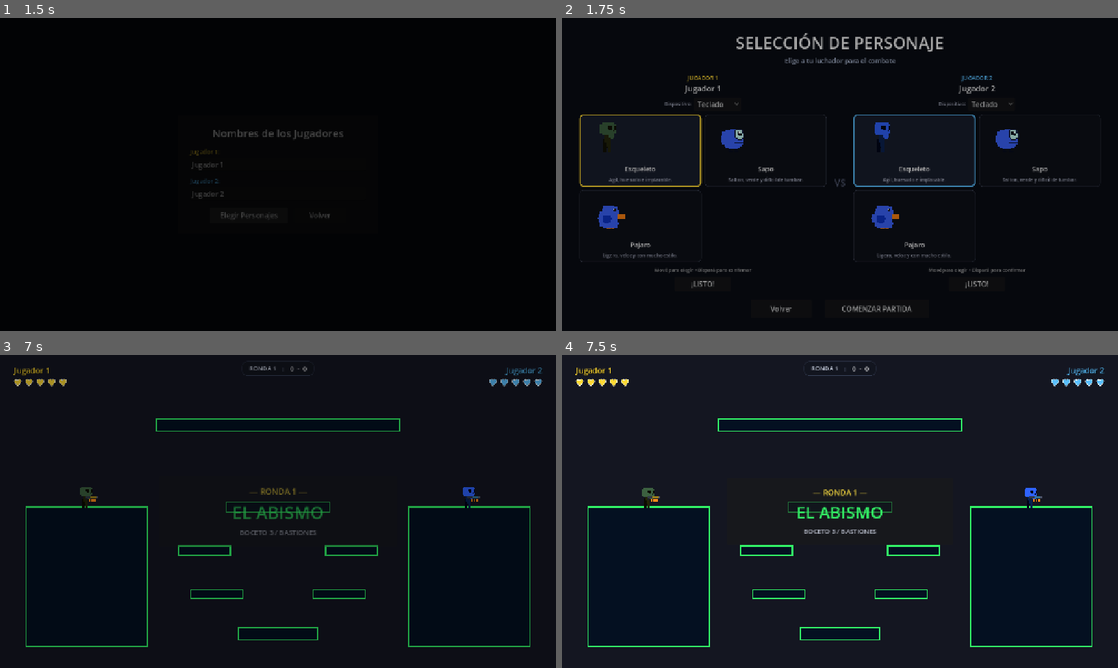
Above: before the commit, frames 1-4 (two rows, left to right).
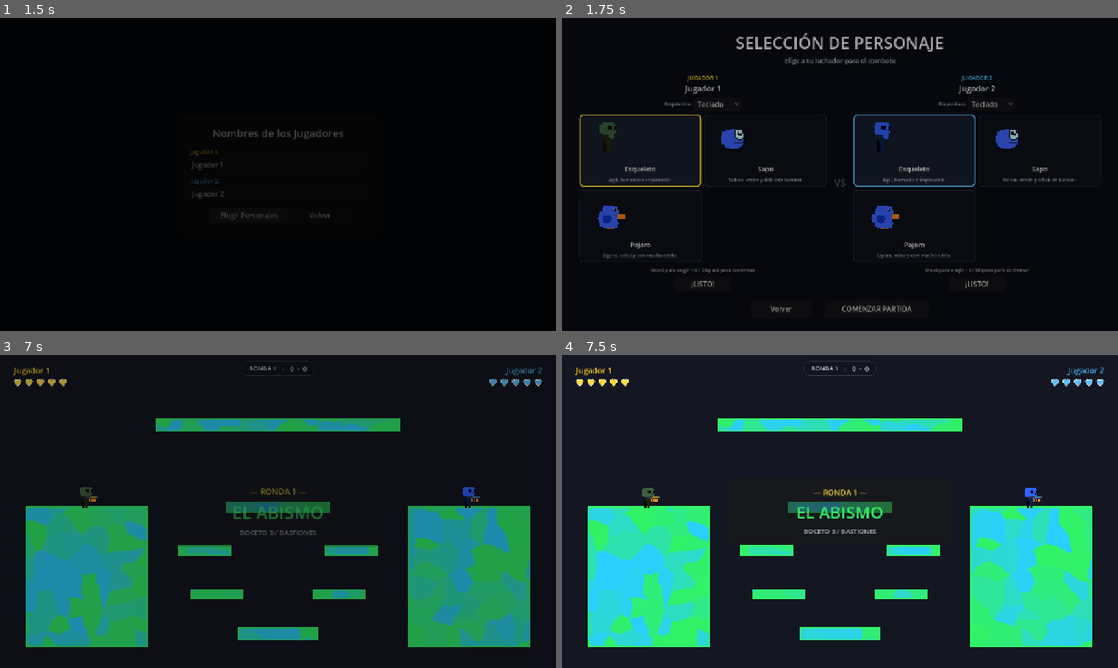
Above: after the commit, the same moments.

Repository: AdriR1ze/ONIET_Rounds
Game: Godot game, scene res://ui/main_menu.tscn
Two runs of this game, one before a commit and one after it. Both use one fixed random seed, a clock stepped at 60 frames per second and the inputs below.
Inputs (mouse positions are in pixels of both pictures, inside the frame that each line leads up to):
- Up to frame 1 (1.5 s): click "Jugar" at 0.5 s; click "Elegir Personajes" at 1.25 s
- Up to frame 2 (1.75 s): no input
- Up to frame 3 (7 s): click "COMENZAR PARTIDA" at 2 s; tap Enter (ui_accept) at 2.75, 3.02, 3.05, 3.32, 4.55, 6.02, 6.05, 6.32 s; move the mouse to (400, 495) at 2.77 s; hold D (p1_right) 2.78-3.5 s; tap E at 2.85 s; click (400, 495) at 2.92 s; drag from (166, 527) to (278, 642) at 3.52 s; move the mouse to (333, 442) at 4.27 s; hold A (p1_left) 4.28-5 s; tap Left (p2_left) at 4.35 s; drag from (250, 574) to (111, 636) at 5.02 s; move the mouse to (444, 558) at 5.77 s; hold D (p1_right) 5.78-6.5 s; tap H at 5.85 s; tap Escape (pause) at 6.4 s; click "Reiniciar" at 6.5 s
- Up to frame 4 (7.5 s): drag from (673, 464) to (1029, 498) at 7.27 s

Frame 1 is identical in both runs. In frame 2, 0.2% of the frame differs, in the area x 16-84%, y 79-82%; in frame 3, 23%, in the area x 4-96%, y 20-93%; in frame 4, 22%.

Commit message:
Fix mando controls, corpse fade, map neon styling and abilities

Diff:
--- a/rounds/levels/map_manager.gd
+++ b/rounds/levels/map_manager.gd
@@ -200,3 +200,60 @@
 	var seleccionado: Dictionary = candidatos[_rng.randi_range(0, candidatos.size() - 1)]
 	ultimo_mapa_id = seleccionado["id"]
 	return seleccionado
+
+
+const SHADER_NEON: Shader = preload("res://effects/neon_grid.gdshader")
+var _materiales_mapa: Dictionary = {}
+
+
+func obtener_material_mapa(mapa_id: StringName) -> ShaderMaterial:
+	if _materiales_mapa.has(mapa_id):
+		return _materiales_mapa[mapa_id]
+	var info := obtener_mapa_por_id(mapa_id)
+	var col1: Color = info.get("color", Color(0.2, 0.9, 1.0))
+	var col2 := Color.from_hsv(fposmod(col1.h + 0.16, 1.0), clampf(col1.s * 1.05, 0.7, 1.0), clampf(col1.v * 1.05, 0.85, 1.0), 1.0)
+
+	var grad := Gradient.new()
+	grad.colors = PackedColorArray([col1, col2])
+	var tex := GradientTexture2D.new()
+	tex.gradient = grad
+	tex.width = 256
+	tex.height = 1
+
+	var mat := ShaderMaterial.new()
+	mat.shader = SHADER_NEON
+	mat.set_shader_parameter("palette", tex)
+	mat.set_shader_parameter("cell_size", 32.0)
+	mat.set_shader_parameter("jitter", 0.4)
+	mat.set_shader_parameter("skip_chance", 0.55)
+	mat.set_shader_parameter("warp_amount", 0.6)
+	mat.set_shader_parameter("warp_scale", 1.0)
+	mat.set_shader_parameter("color_speed", 0.6)
+	mat.set_shader_parameter("fit_to_shape", false)
+
+	_materiales_mapa[mapa_id] = mat
+	return mat
+
+
+func aplicar_estilo_mapa(mapa_node: Node2D, info: Dictionary) -> void:
+	if mapa_node == null or not is_instance_valid(mapa_node):
+		return
+	var mapa_id: StringName = info.get("id", &"")
+	var mat := obtener_material_mapa(mapa_id)
+	var color_mapa: Color = info.get("color", Color(0.2, 0.9, 1.0))
+	_aplicar_estilo_recursivo(mapa_node, mat, color_mapa)
+
+
+func _aplicar_estilo_recursivo(nodo: Node, mat: ShaderMaterial, color_mapa: Color) -> void:
+	if nodo is HazardZone or nodo.name.begins_with("Hazard") or nodo.name.begins_with("DeadZone"):
+		return
+	if nodo is Polygon2D:
+		var poly := nodo as Polygon2D
+		poly.material = mat
+		poly.color = Color.WHITE
+	elif nodo is Line2D:
+		var line := nodo as Line2D
+		line.default_color = color_mapa
+		line.width = 3.0
+	for hijo in nodo.get_children():
+		_aplicar_estilo_recursivo(hijo, mat, color_mapa)
--- a/rounds/player/player.gd
+++ b/rounds/player/player.gd
@@ -140,6 +140,9 @@
 		$Visual.rotation = 0.0
 	_apply_gravity(delta)
 	_update_jump_timers(delta)
+	# Comprobación de límites del mapa (caída al abismo o salir fuera de pantalla)
+	if is_alive() and (global_position.y > 850.0 or global_position.y < -400.0 or absf(global_position.x - 640.0) > 950.0):
+		_health.apply_damage(_health.health, null)
 
 	match current_state:
 		PlayerState.DEAD:
@@ -239,14 +242,14 @@
 		return
 	var direction := _input.move_axis()
 	var speed := _stats.get_stat(&"move_speed") * get_speed_multiplier()
-	if absf(velocity.x) > speed and (is_zero_approx(direction) or signi(velocity.x) != signi(direction)):
+	if absf(velocity.x) > speed and (is_zero_approx(direction) or signf(velocity.x) != signf(direction)):
 		var decel := friction * 0.4 if is_on_floor() else friction * 0.15
 		velocity.x = move_toward(velocity.x, direction * speed, decel * delta)
 	else:
 		var accel := acceleration if is_on_floor() else acceleration * air_control
 		velocity.x = move_toward(velocity.x, direction * speed, accel * delta)
 	if not is_zero_approx(direction) and not _input.is_strafe_pressed():
-		facing = signi(direction)
+		facing = 1 if direction > 0.0 else -1
 		_update_visual_facing()
 
 
@@ -290,7 +293,7 @@
 	if direction.is_zero_approx():
 		direction = Vector2(facing, 0.0)
 	elif not is_zero_approx(direction.x):
-		facing = signi(direction.x)
+		facing = 1 if direction.x > 0.0 else -1
 	_weapon.set_aim(direction)
 	_update_visual_facing()
 
@@ -308,8 +311,13 @@
 
 
 func _update_visual_facing() -> void:
-	$Visual.scale.x = absf($Visual.scale.x) * facing
-	_weapon.position = Vector2(weapon_offset.x * facing, weapon_offset.y)
+	var sx := absf($Visual.scale.x)
+	if sx < 0.001:
+		sx = 1.0
+	var f := 1 if facing >= 0 else -1
+	$Visual.scale.x = sx * f
+	if _weapon != null:
+		_weapon.position = Vector2(weapon_offset.x * f, weapon_offset.y)
 
 
 func _start_ragdoll() -> void:
@@ -435,6 +443,15 @@
 	_death_tween.tween_property($Visual, "rotation", rot_target, 0.22).set_ease(Tween.EASE_OUT)
 	_death_tween.tween_property($Visual, "position:y", 8.0, 0.22)
 	_death_tween.tween_property(self, "modulate", Color(0.72, 0.72, 0.78, 1.0), 0.3)
+
+	# Desvanecer y ocultar el cadáver tras una breve pausa
+	var fade_tween := create_tween()
+	fade_tween.tween_interval(0.8)
+	fade_tween.tween_property(self, "modulate:a", 0.0, 0.4)
+	fade_tween.tween_callback(func():
+		if current_state == PlayerState.DEAD:
+			visible = false
+	)
 
 	# Desactivar colisión con proyectiles para no deflectar ni recibir más impactos
 	var hurtbox_col := get_node_or_null("HurtboxComponent/CollisionShape2D") as CollisionShape2D
@@ -506,7 +523,14 @@
 	if is_instance_valid(active_barrier):
 		active_barrier.queue_free()
 		active_barrier = null
+	visible = true
 	modulate = Color(1.0, 1.0, 1.0, 1.0)
+	if _skeleton_sprite != null:
+		_skeleton_sprite.modulate = Color.WHITE
+		_skeleton_sprite.visible = true
+	facing = 1
+	var sx := absf($Visual.scale.x)
+	$Visual.scale.x = sx if sx > 0.001 else 1.0
 	if _death_tween != null and _death_tween.is_valid():
 		_death_tween.kill()
 	_death_tween = null
@@ -564,6 +588,11 @@
 	if not is_alive():
 		return
 
+	# Daño letal extremo de zonas de muerte / abismo
+	if amount >= 999:
+		_health.apply_damage(_health.health, source)
+		return
+
 	# Intercepción por Barrera de Muro Vivo
 	if is_instance_valid(active_barrier) and active_barrier.has_method("absorb_hit"):
 		if active_barrier.absorb_hit():
@@ -762,7 +791,7 @@
 func apply_poison_tick(damage: float, _source: Node = null) -> void:
 	if current_state == PlayerState.DEAD:
 		return
-	var dmg := maxi(int(round(damage)), 4)
+	var dmg := maxi(int(round(damage)), 1)
 	_health.apply_silent_damage(dmg)
 	_trigger_poison_feedback()
 
--- a/rounds/run/run_controller.gd
+++ b/rounds/run/run_controller.gd
@@ -54,6 +54,10 @@
 
 	# Se quedó sin vidas en esta ronda.
 	var con_vidas := RunManager.jugadores_con_vidas()
+	if con_vidas.size() == 1 and not con_vidas[0].is_alive():
+		RunManager.perder_vida(con_vidas[0].player_number)
+		con_vidas = RunManager.jugadores_con_vidas()
+
 	if con_vidas.size() > 1:
 		return
 
@@ -103,6 +107,8 @@
 			continue
 		if RunManager.vidas_de(jug.player_number) > 0 and jug.has_method("respawn") and not jug.is_alive():
 			jug.respawn()
+		elif RunManager.vidas_de(jug.player_number) <= 0:
+			jug.visible = false
 
 
 func cargar_nuevo_mapa() -> void:
@@ -128,6 +134,7 @@
 		return
 
 	_mapa_actual = escena_mapa.instantiate() as Node2D
+	MapManager.aplicar_estilo_mapa(_mapa_actual, _mapa_info_actual)
 	map_container.add_child(_mapa_actual)
 
 	for jug in RunManager.jugadores():
--- a/rounds/settings/settings.gd
+++ b/rounds/settings/settings.gd
@@ -96,16 +96,31 @@
 
 
 func _asegurar_acciones_globales() -> void:
-	if InputMap.has_action("pause"):
-		return
-	InputMap.add_action("pause")
-	var escape := InputEventKey.new()
-	escape.physical_keycode = KEY_ESCAPE
-	InputMap.action_add_event("pause", escape)
-	var start := InputEventJoypadButton.new()
-	start.device = -1
-	start.button_index = JOY_BUTTON_START
-	InputMap.action_add_event("pause", start)
+	if not InputMap.has_action("pause"):
+		InputMap.add_action("pause")
+		var escape := InputEventKey.new()
+		escape.physical_keycode = KEY_ESCAPE
+		InputMap.action_add_event("pause", escape)
+		var start := InputEventJoypadButton.new()
+		start.device = -1
+		start.button_index = JOY_BUTTON_START
+		InputMap.action_add_event("pause", start)
+
+	# Asegurar que los mandos puedan confirmar y cancelar en la interfaz (ui_accept / ui_cancel)
+	_asegurar_joy_en_accion("ui_accept", JOY_BUTTON_A)
+	_asegurar_joy_en_accion("ui_cancel", JOY_BUTTON_B)
+
+
+func _asegurar_joy_en_accion(accion: String, boton: JoyButton) -> void:
+	if not InputMap.has_action(accion):
+		InputMap.add_action(accion)
+	for ev in InputMap.action_get_events(accion):
+		if ev is InputEventJoypadButton and ev.button_index == boton:
+			return
+	var joy_btn := InputEventJoypadButton.new()
+	joy_btn.device = -1
+	joy_btn.button_index = boton
+	InputMap.action_add_event(accion, joy_btn)
 
 
 func _asegurar_acciones_jugadores() -> void:
--- a/rounds/ui/character_select.gd
+++ b/rounds/ui/character_select.gd
@@ -39,6 +39,7 @@
 var _ready_btn: Dictionary = {}
 var _status_lbl: Dictionary = {}
 var _disp_sel: Dictionary = {}
+var _nav_cooldowns: Dictionary = {}
 
 
 func _ready() -> void:
@@ -231,40 +232,49 @@
 
 
 func _unhandled_input(event: InputEvent) -> void:
+	if event.is_action_pressed("ui_cancel"):
+		_volver_al_menu()
+
+
+func _process(delta: float) -> void:
 	for numero in _numeros:
 		if _usa_raw_keyboard(numero):
+			if not _listo[numero]:
+				if KeyboardSetup.raw_action_just_pressed(numero, "left"):
+					_mover_eleccion(numero, -1)
+					AudioManager.reproducir("ui_mover", 0.05)
+				elif KeyboardSetup.raw_action_just_pressed(numero, "right"):
+					_mover_eleccion(numero, 1)
+					AudioManager.reproducir("ui_mover", 0.05)
+				elif KeyboardSetup.raw_action_just_pressed(numero, "up"):
+					_mover_eleccion(numero, -COLUMNAS_PERSONAJES)
+					AudioManager.reproducir("ui_mover", 0.05)
+				elif KeyboardSetup.raw_action_just_pressed(numero, "down"):
+					_mover_eleccion(numero, COLUMNAS_PERSONAJES)
+					AudioManager.reproducir("ui_mover", 0.05)
+			if KeyboardSetup.raw_action_just_pressed(numero, "fire") or KeyboardSetup.raw_action_just_pressed(numero, "jump"):
+				_toggle_ready(numero)
 			continue
+
+		# Jugadores de mando o teclado estándar
 		if not _listo[numero]:
-			if event.is_action_pressed("p%d_left" % numero):
-				_mover_eleccion(numero, -1)
-			elif event.is_action_pressed("p%d_right" % numero):
-				_mover_eleccion(numero, 1)
-			elif event.is_action_pressed("p%d_up" % numero):
-				_mover_eleccion(numero, -COLUMNAS_PERSONAJES)
-			elif event.is_action_pressed("p%d_down" % numero):
-				_mover_eleccion(numero, COLUMNAS_PERSONAJES)
-		if event.is_action_pressed("p%d_fire" % numero):
-			_toggle_ready(numero)
-			get_viewport().set_input_as_handled()
-
-	if event.is_action_pressed("ui_cancel"):
-		_volver_al_menu()
-
-
-func _process(_delta: float) -> void:
-	for numero in _numeros:
-		if not _usa_raw_keyboard(numero):
-			continue
-		if not _listo[numero]:
-			if KeyboardSetup.raw_action_just_pressed(numero, "left"):
-				_mover_eleccion(numero, -1)
-			elif KeyboardSetup.raw_action_just_pressed(numero, "right"):
-				_mover_eleccion(numero, 1)
-			elif KeyboardSetup.raw_action_just_pressed(numero, "up"):
-				_mover_eleccion(numero, -COLUMNAS_PERSONAJES)
-			elif KeyboardSetup.raw_action_just_pressed(numero, "down"):
-				_mover_eleccion(numero, COLUMNAS_PERSONAJES)
-		if KeyboardSetup.raw_action_just_pressed(numero, "fire"):
+			var mx := Input.get_axis("p%d_left" % numero, "p%d_right" % numero)
+			var my := Input.get_axis("p%d_up" % numero, "p%d_down" % numero)
+			var cd: float = maxf(float(_nav_cooldowns.get(numero, 0.0)) - delta, 0.0)
+			if absf(mx) < 0.35 and absf(my) < 0.35:
+				_nav_cooldowns[numero] = 0.0
+			elif cd <= 0.0:
+				if absf(mx) >= absf(my):
+					_mover_eleccion(numero, 1 if mx > 0.0 else -1)
+				else:
+					_mover_eleccion(numero, COLUMNAS_PERSONAJES if my > 0.0 else -COLUMNAS_PERSONAJES)
+				_nav_cooldowns[numero] = 0.22
+				AudioManager.reproducir("ui_mover", 0.05)
+
+		var fire_pressed: bool = Input.is_action_just_pressed("p%d_fire" % numero)
+		var jump_pressed: bool = Input.is_action_just_pressed("p%d_jump" % numero)
+		var accept_pressed: bool = (numero == 1 and Input.is_action_just_pressed("ui_accept"))
+		if fire_pressed or jump_pressed or accept_pressed:
 			_toggle_ready(numero)
 
 
@@ -313,7 +323,7 @@
 			status.text = "¡LISTO PARA COMBATIR!"
 			status.modulate = COLOR_LISTO
 		else:
-			status.text = "Mové para elegir • Dispará para confirmar"
+			status.text = "Mové para elegir • X / Dispará para confirmar"
 			status.modulate = Color(0.7, 0.7, 0.7, 1.0)
 	_btn_iniciar.text = "¡A LUCHAR! (COMENZANDO...)" if _todos_listos() else "COMENZAR PARTIDA"
 
--- a/rounds/ui/upgrade_screen.gd
+++ b/rounds/ui/upgrade_screen.gd
@@ -181,7 +181,7 @@
 	var corazones := ""
 	for i in 5:
 		corazones += "♥" if i < vidas_count else "♡"
-	var controles_hint: String = "Moverse para elegir · Disparar para confirmar"
+	var controles_hint: String = "Moverse para elegir · X / Disparar para confirmar"
 
 	var info_sub := Label.new()
 	info_sub.text = "%s  •  Nivel máx %d  •  %s" % [corazones, max_nivel, controles_hint]
@@ -452,15 +452,25 @@
 			continue
 		if _procesar_raw_menu(numero, total, delta):
 			continue
-		if _accion_just_pressed(numero, "left"):
+		var move_axis := Input.get_axis(_accion(numero, "left"), _accion(numero, "right"))
+		var key_cd := "%d_stick" % numero
+		var cd: float = maxf(float(_raw_menu_cooldowns.get(key_cd, 0.0)) - delta, 0.0)
+		if absf(move_axis) < 0.35:
+			_raw_menu_cooldowns[key_cd] = 0.0
+		elif cd <= 0.0:
+			_indices[numero] = wrapi(_indices[numero] + (1 if move_axis > 0.0 else -1), 0, total)
+			_actualizar_seleccion()
+			AudioManager.reproducir("ui_mover", 0.05)
+			_raw_menu_cooldowns[key_cd] = RAW_MENU_REPEAT_DELAY
+		elif _accion_just_pressed(numero, "left") and absf(move_axis) < 0.35:
 			_indices[numero] = wrapi(_indices[numero] - 1, 0, total)
 			_actualizar_seleccion()
 			AudioManager.reproducir("ui_mover", 0.05)
-		if _accion_just_pressed(numero, "right"):
+		elif _accion_just_pressed(numero, "right") and absf(move_axis) < 0.35:
 			_indices[numero] = wrapi(_indices[numero] + 1, 0, total)
 			_actualizar_seleccion()
 			AudioManager.reproducir("ui_mover", 0.05)
-		if _accion_just_pressed(numero, "fire"):
+		if _accion_just_pressed(numero, "fire") or _accion_just_pressed(numero, "jump") or (numero == 1 and Input.is_action_just_pressed("ui_accept")):
 			_confirmar(numero)
 
 
@@ -532,7 +542,7 @@
 		_indices[numero] = wrapi(_indices[numero] + 1, 0, total)
 		_actualizar_seleccion()
 		AudioManager.reproducir("ui_mover", 0.05)
-	if _raw_menu_action(numero, "fire", false, delta):
+	if _raw_menu_action(numero, "fire", false, delta) or _raw_menu_action(numero, "jump", false, delta):
 		_confirmar(numero)
 	return true
 
@@ -562,7 +572,7 @@
 		var numero: int = jugador.player_number
 		if numero > 2:
 			continue
-		for nombre in ["left", "right", "fire"]:
+		for nombre in ["left", "right", "fire", "jump"]:
 			var key := "%d_%s" % [numero, nombre]
 			var pressed := KeyboardSetup.raw_action_pressed(numero, nombre)
 			_raw_menu_prev[key] = pressed
--- a/rounds/upgrades/definitions/magnetismo.tres
+++ b/rounds/upgrades/definitions/magnetismo.tres
@@ -24,7 +24,7 @@
 rareza = 1
 categoria = 2
 tema = &"iman"
-ventajas = Array[String](["Atrae balas enemigas en un radio de 160px"])
+ventajas = Array[String](["Atrae balas enemigas en un radio de 240px"])
 desventajas = Array[String](["-10% Cadencia de tiro"])
 mecanicas = Array[String](["Campo de atracción magnética de proyectiles"])
 stats = Array[ExtResource("4_65ymu")]([SubResource("Resource_prb6y")])
--- a/rounds/upgrades/effects/magnetismo_effect.gd
+++ b/rounds/upgrades/effects/magnetismo_effect.gd
@@ -1,8 +1,8 @@
 class_name MagnetismoEffect
 extends UpgradeEffect
 
-@export var radius: float = 160.0
-@export var pull_force: float = 700.0
+@export var radius: float = 240.0
+@export var pull_force: float = 2600.0
 
 
 func on_process(delta: float, player: Node) -> void:
@@ -24,8 +24,11 @@
 		var diff := pos - b2d.global_position
 		var dist := diff.length()
 		if dist <= radius and dist > 8.0:
-			var pull := diff.normalized() * (pull_force * delta)
 			if "velocity" in bullet:
+				var current_speed: float = bullet.velocity.length()
+				var pull := diff.normalized() * (pull_force * delta)
 				bullet.velocity += pull
+				if current_speed > 10.0:
+					bullet.velocity = bullet.velocity.normalized() * current_speed
 				bullet.direction = bullet.velocity.normalized()
 				bullet.rotation = bullet.velocity.angle()
--- a/rounds/upgrades/effects/propulsion_effect.gd
+++ b/rounds/upgrades/effects/propulsion_effect.gd
@@ -1,7 +1,7 @@
 class_name PropulsionEffect
 extends UpgradeEffect
 
-@export var recoil_force: float = 950.0
+@export var recoil_force: float = 720.0
 
 
 func on_fire(shot: Shot, player: Node) -> void:
--- a/rounds/upgrades/effects/toxic_cloud_effect.gd
+++ b/rounds/upgrades/effects/toxic_cloud_effect.gd
@@ -5,20 +5,21 @@
 
 
 func on_hit(shot: Shot, _target: Node, player: Node) -> void:
-	_spawn_cloud(shot.hit_position, player)
+	_spawn_cloud(shot.hit_position, player, shot.damage if shot != null else 25)
 
 
 func on_body_hit(shot: Shot, _body: Node, player: Node) -> void:
 	if shot.bounces > 0:
 		return
-	_spawn_cloud(shot.hit_position, player)
+	_spawn_cloud(shot.hit_position, player, shot.damage if shot != null else 25)
 
 
-func _spawn_cloud(pos: Vector2, player: Node) -> void:
+func _spawn_cloud(pos: Vector2, player: Node, shot_damage: int = 25) -> void:
 	var tree := Engine.get_main_loop() as SceneTree
 	if tree == null or tree.current_scene == null:
 		return
 	var cloud: Node = CLOUD_SCENE.instantiate()
 	cloud.set("global_position", pos)
 	cloud.set("source_player", player)
+	cloud.set("tick_damage", maxf(float(shot_damage) * 0.20, 1.0))
 	tree.current_scene.add_child.call_deferred(cloud)
--- a/rounds/world/hazard_zone.gd
+++ b/rounds/world/hazard_zone.gd
@@ -66,8 +66,21 @@
 				draw_polyline(PackedVector2Array(outline), border_color, 2.5)
 
 
+func _physics_process(_delta: float) -> void:
+	for body in get_overlapping_bodies():
+		if is_instance_valid(body) and body is Node2D:
+			if body.has_method("is_alive") and not body.is_alive():
+				continue
+			if body.has_method("hurt"):
+				body.hurt(damage, self)
+			elif body.has_method("_on_died"):
+				body._on_died()
+
+
 func _on_body_entered(body: Node2D) -> void:
 	if not is_instance_valid(body):
+		return
+	if body.has_method("is_alive") and not body.is_alive():
 		return
 	if body.has_method("hurt"):
 		body.hurt(damage, self)
